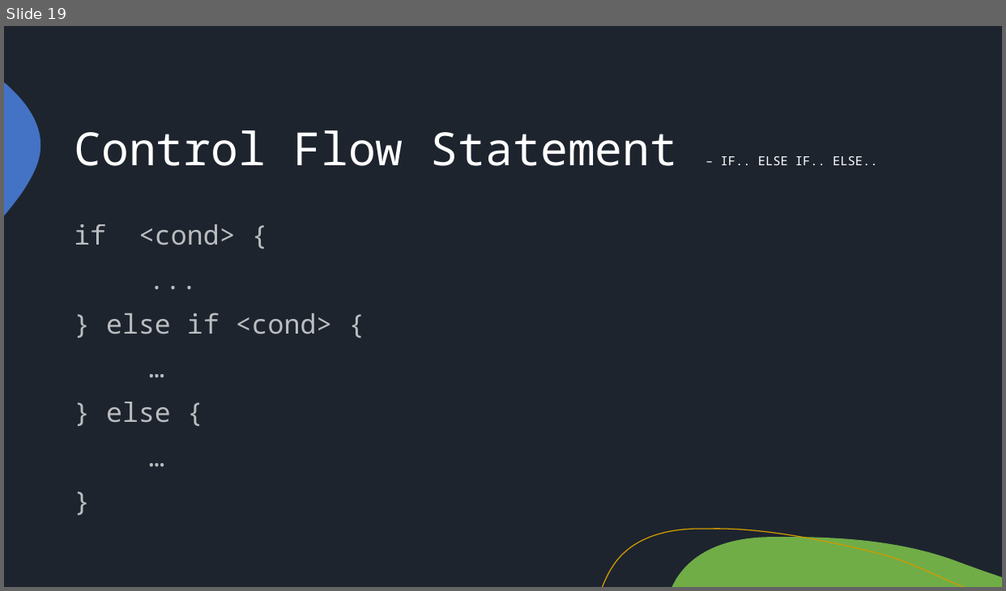
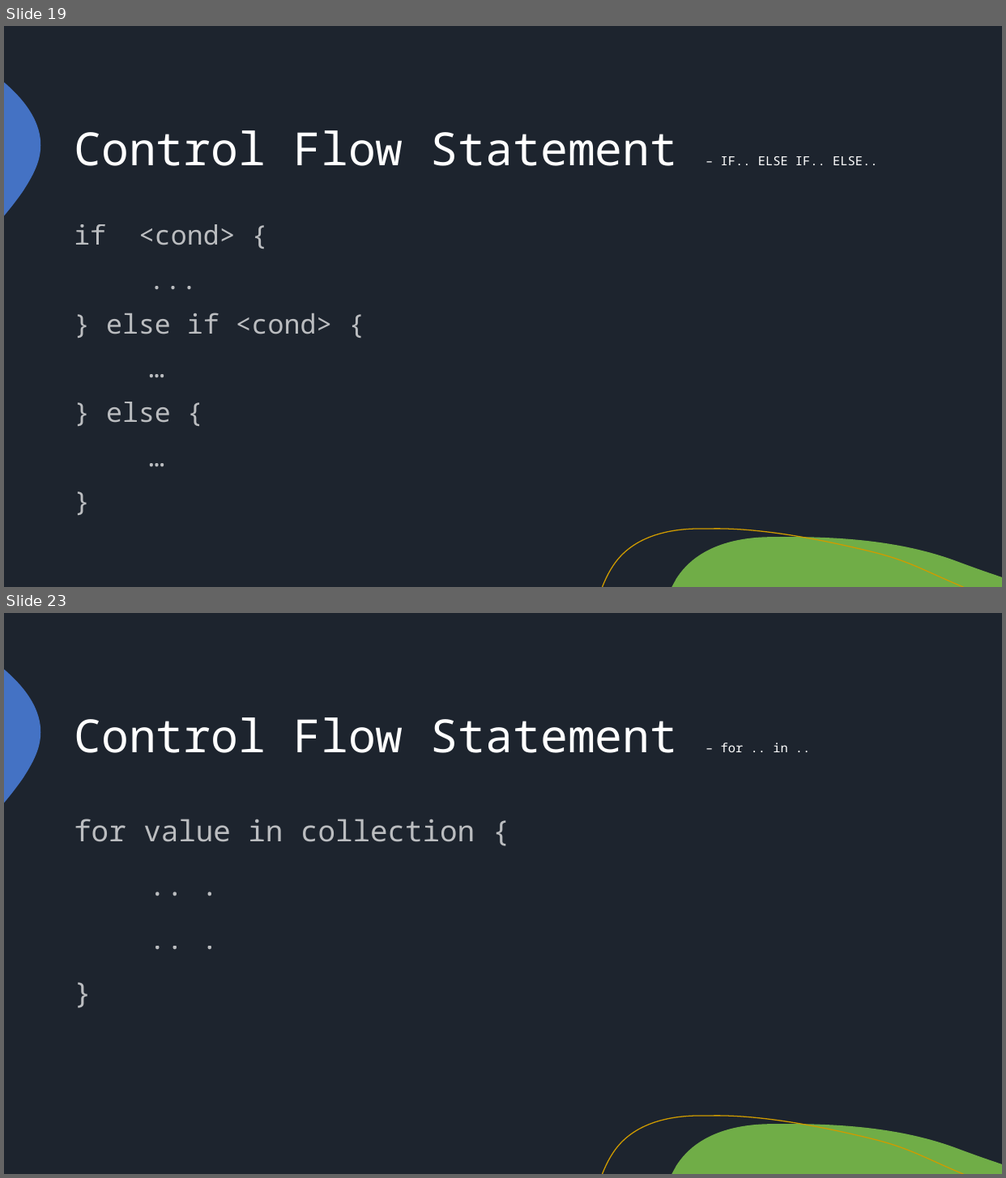
Before and after one commit to sakthishanmugam02/rust-lang, a slide deck: rust-lang.pptx. Shown one above the other, each under a label of ours: slide 19 before the commit, slides 19 and 23 after it; the slides between them are not shown. The pictures are 1006x591 and 1006x1178 pixels, drawn with LibreOffice and Linux fonts; fonts in the diff are those of the drawing. Boxes give left, top, right and bottom in pixels: in the first picture for what was removed or moved away, otherwise in the second. Text is boxed around its words. In the diff, an @@ line names an element or a change of style, - is before the commit and + after.

Commit message:
control statements - loop, while and for

```diff
--- a/rust-lang.pptx
+++ b/rust-lang.pptx
@@ slide 23 added at <box>4,613,1002,1174</box>, background #1D242E; not listed: 3 template elements that a slide beside it also shows @@
@@ title added at <box>74,717,787,753</box>, 44 pt, text #FFFFFF @@
+Control Flow Statement – for .. in ..
@@ text added at <box>74,819,475,842</box>, 28 pt, text #FFFFFF at 70% opacity @@
+for value in collection {
+.. .
+.. .
+}
```
Also in this commit, not shown: 3 other slides added, 59 other files.
